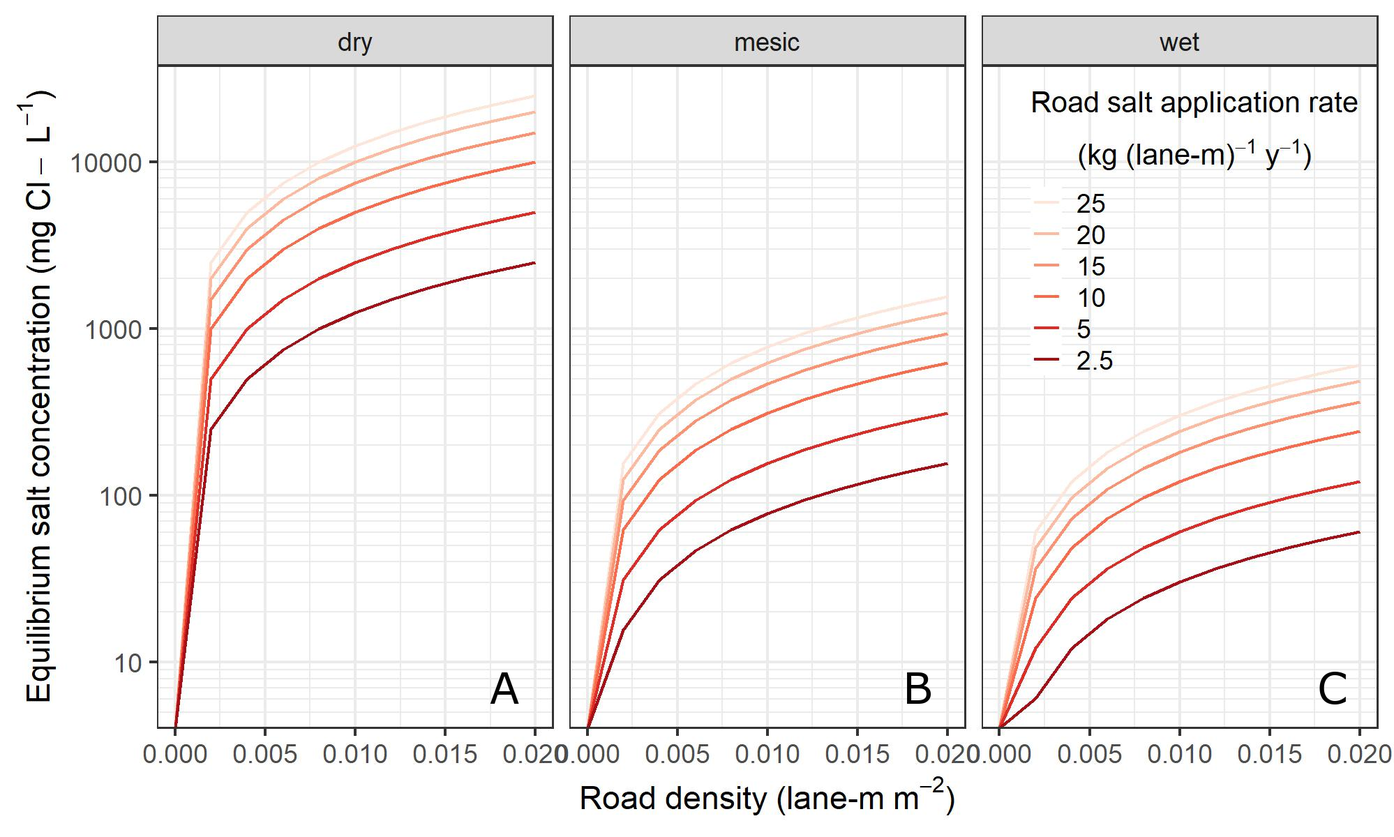
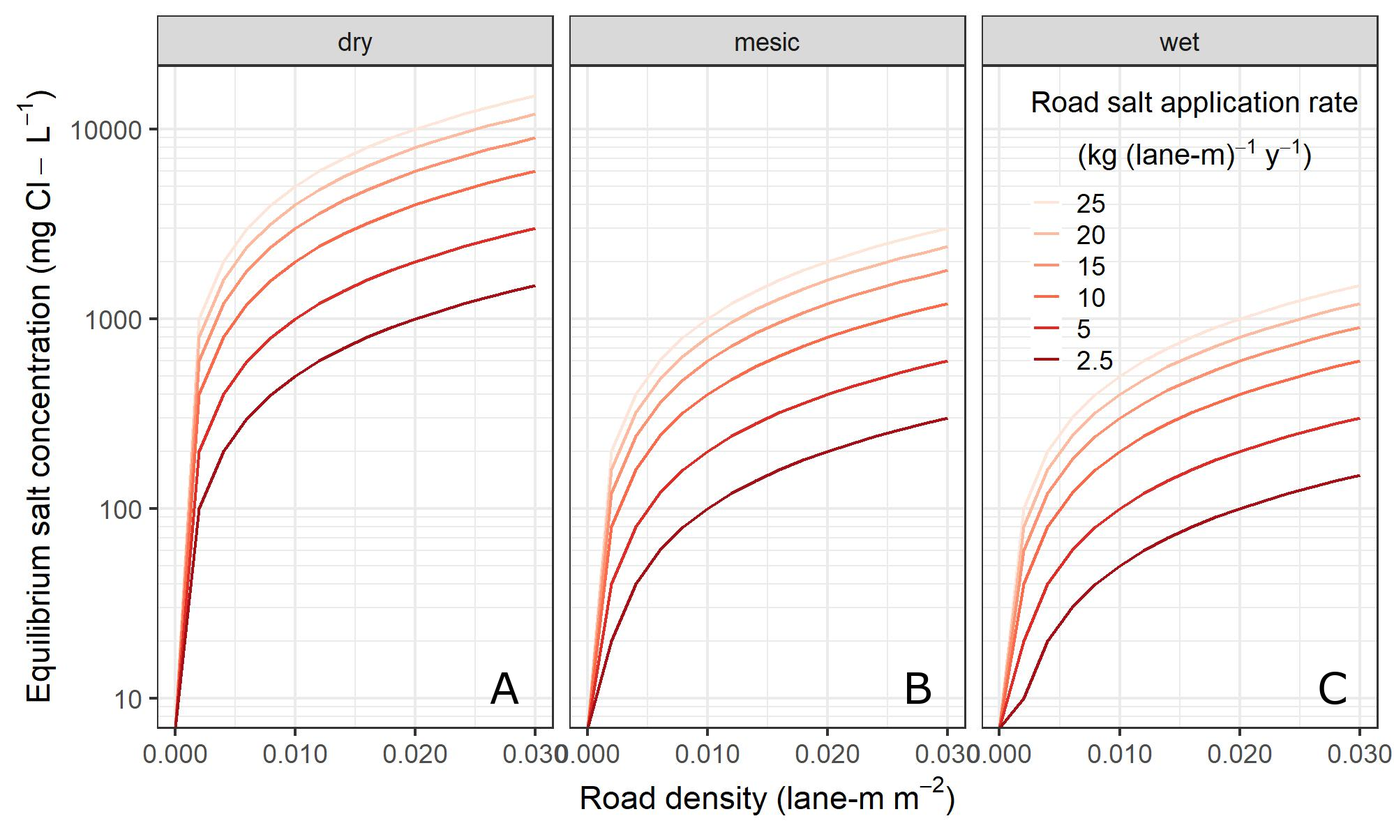
Two versions of the same layered image (1394px x 837px). Layer-by-layer changes:
painted on "Figure 2.jpg" over [left=66, top=66, right=1386, bottom=772]
